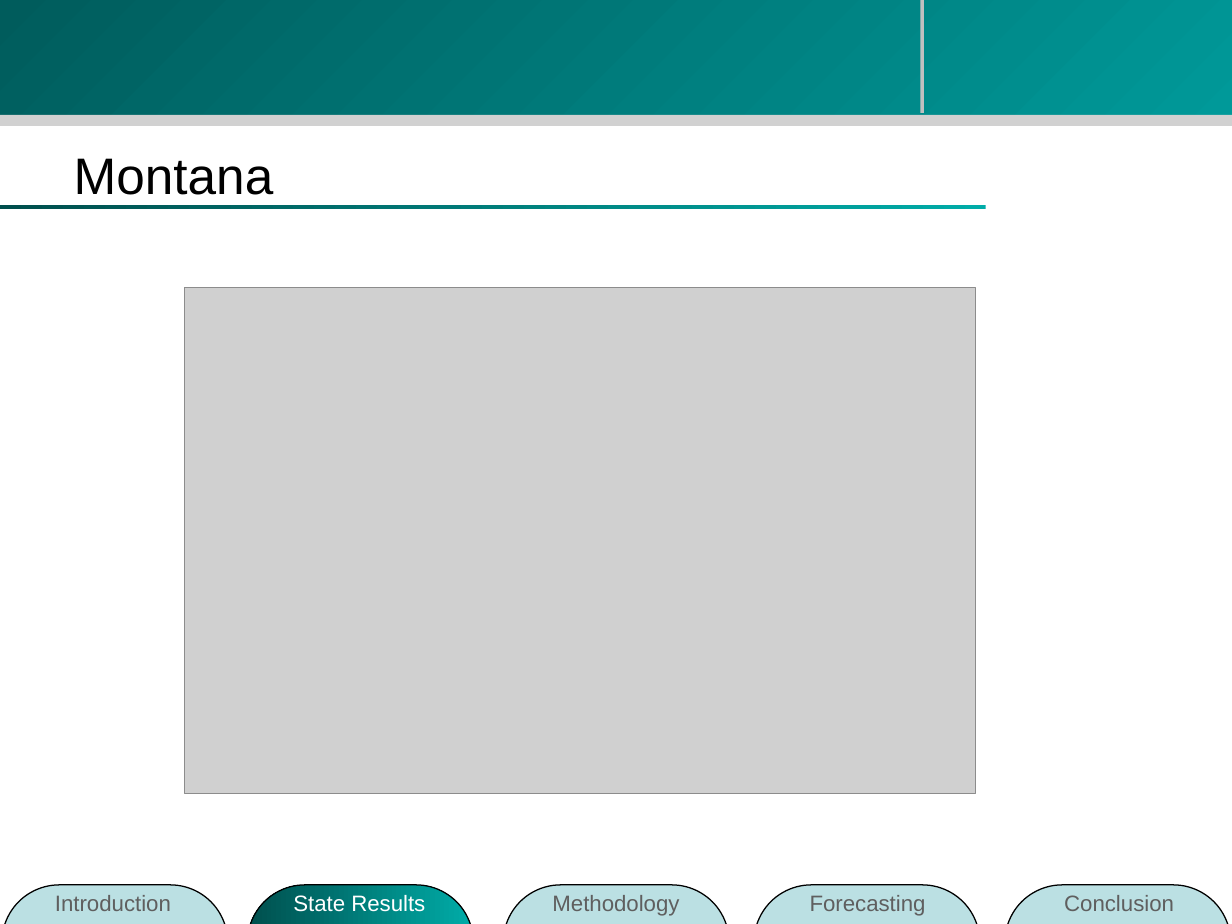
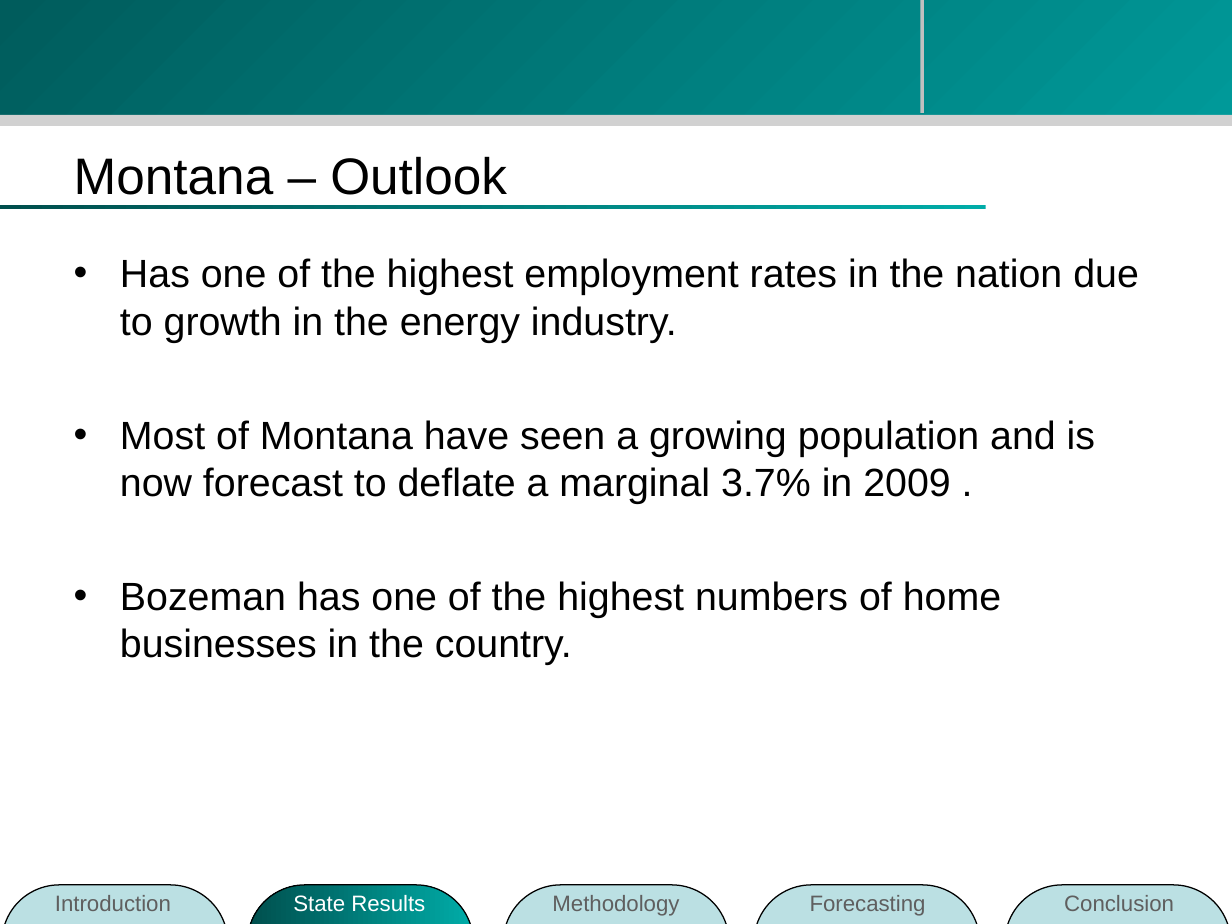
Before and after one commit to zhouzhenghui/svnrepository, a slide deck: slide 2 of SVNRepository/Presentation/mt.ppt (slide 3 before the commit). Drawn at 1232x924 pixels with LibreOffice and Linux fonts; fonts in the diff are those of the drawing; grey boxes stand for pictures; background and template pictures are left out. Boxes give left, top, right and bottom in pixels: in the first picture for what was removed or moved away, otherwise in the second. Text is boxed around its words. In the diff, an @@ line names an element or a change of style, - is before the commit and + after.

```diff
--- a/SVNRepository/Presentation/mt.ppt
+++ b/SVNRepository/Presentation/mt.ppt
@@ title at bbox=[74, 156, 507, 195]: text changed @@
-Montana
+Montana – Outlook
@@ text added at bbox=[120, 258, 1139, 665], 23 pt, text #000000 @@
+• Has one of the highest employment rates in the nation due to growth in the energy industry.
+• Most of Montana have seen a growing population and is now forecast to deflate a marginal 3.7% in 2009 .
+• Bozeman has one of the highest numbers of home businesses in the country.
@@ picture removed at bbox=[185, 287, 976, 793] @@
```
Also in this commit, not shown: 1 other slide changed, 1 slide removed.
